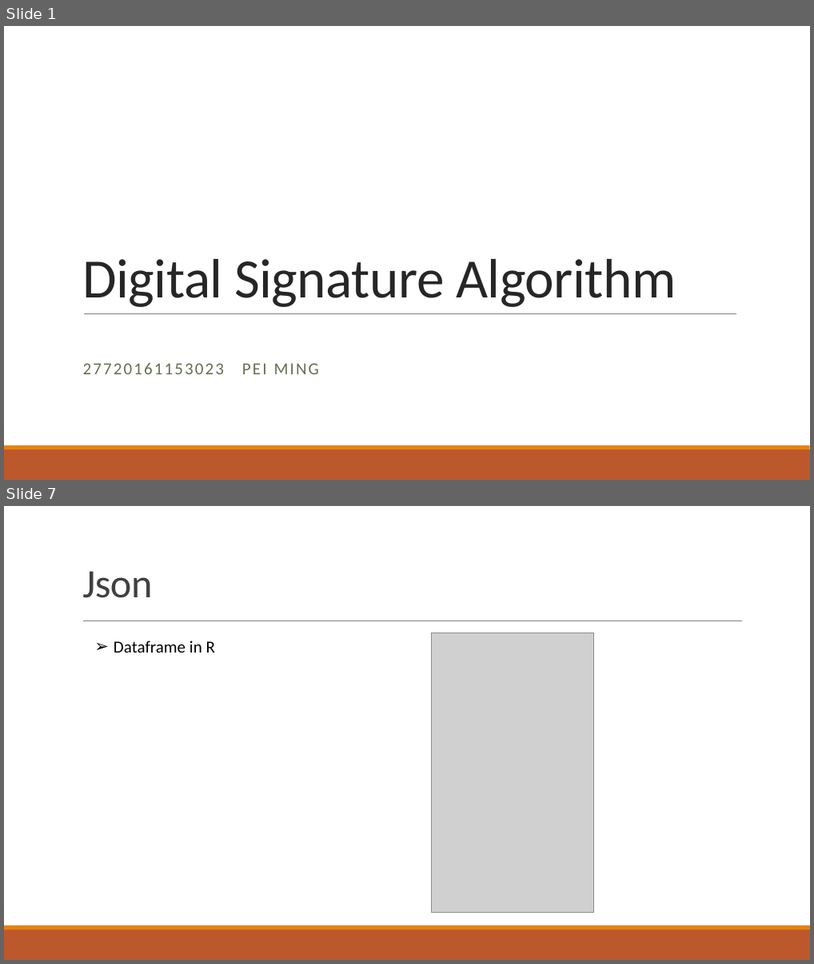
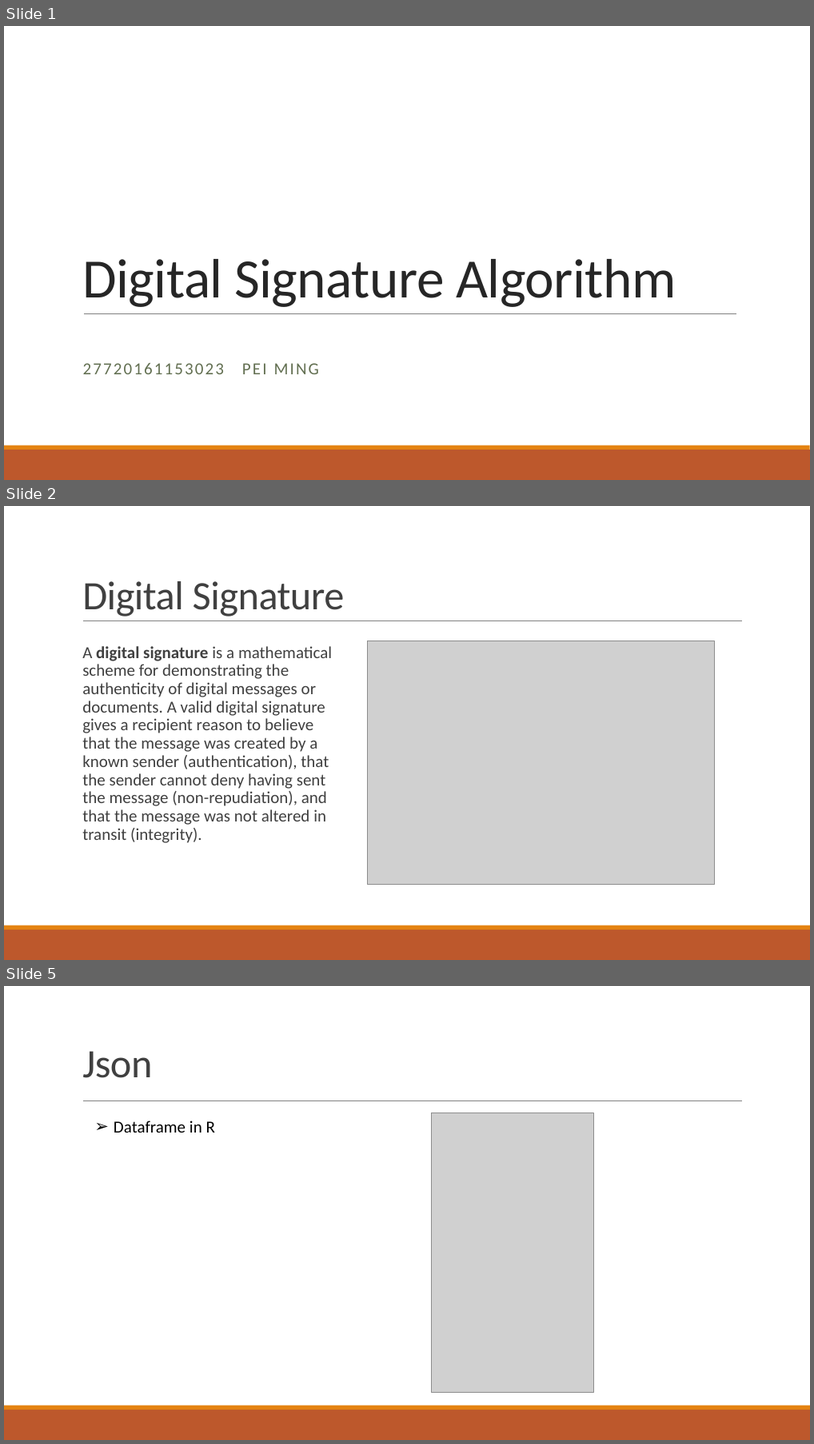
Before and after one commit to mpmp2013/Home-Work-for-BDIF, a slide deck: DSA_PeiMing.pptx. Shown one above the other, each under a label of ours: slides 1 and 7 before the commit, slides 1, 2 and 5 after it; the slides between them are not shown. The pictures are 814x964 and 814x1444 pixels, drawn with LibreOffice and Linux fonts; fonts in the diff are those of the drawing; grey boxes stand for pictures. Boxes give left, top, right and bottom in pixels: in the first picture for what was removed or moved away, otherwise in the second. Text is boxed around its words. In the diff, an @@ line names an element or a change of style, - is before the commit and + after.

```diff
--- a/DSA_PeiMing.pptx
+++ b/DSA_PeiMing.pptx
@@ slide 2 added at [4, 506, 810, 960], background #FFFFFF; not listed: 3 template elements that a slide beside it also shows @@
@@ title added at [82, 581, 345, 616], 48 pt, text #404040 @@
+Digital Signature
@@ text added at [82, 646, 332, 843], 20 pt, text #404040 @@
+  A digital signature is a mathematical scheme for demonstrating the authenticity of digital messages or documents. A valid digital signature gives a recipient reason to believe that the message was created by a known sender (authentication), that the sender cannot deny having sent the message (non-repudiation), and that the message was not altered in transit (integrity).
@@ picture added at [368, 641, 715, 884] @@
@@ what was slide 7 is now slide 5 @@
```
Also in this commit, not shown: 3 slides changed, 3 slides removed, 1 other file.
